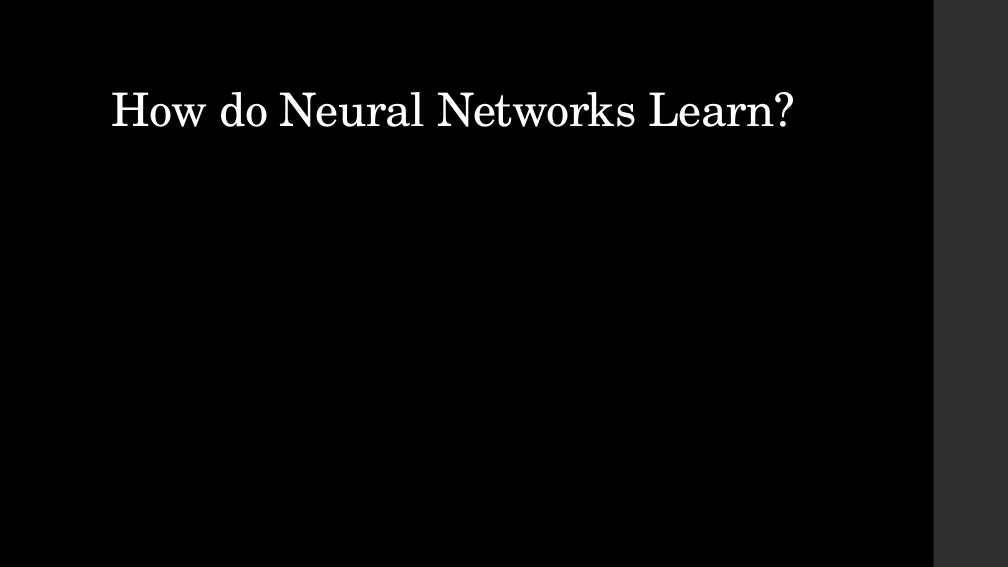
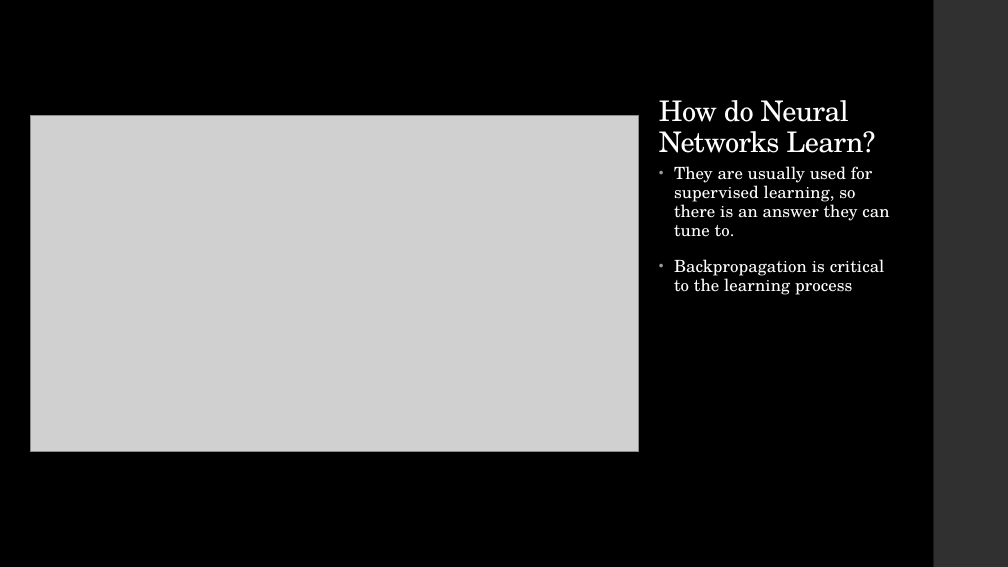
Before and after one commit to LaunchCoderGirlSTL/Data-Science-Assignments, a slide deck: slide 12 of course_material/week_18/week_18_presentation.pptx (slide 11 before the commit). Drawn at 1008x567 pixels with LibreOffice and Linux fonts; fonts in the diff are those of the drawing; grey boxes stand for pictures. Boxes give left, top, right and bottom in pixels: in the first picture for what was removed or moved away, otherwise in the second. Text is boxed around its words. In the diff, an @@ line names an element or a change of style, - is before the commit and + after.

```diff
--- a/course_material/week_18/week_18_presentation.pptx
+++ b/course_material/week_18/week_18_presentation.pptx
@@ title "How do Neural Networks Learn?": place and size @@
-title "How do Neural Networks Learn?" at [112,92,795,127]
+title "How do Neural Networks Learn?" at [659,100,875,153]
@@ title "How do Neural Networks Learn?" at [659,100,875,153]: size 44 to 27 pt @@
@@ picture added at [30,116,639,451] @@
@@ text added at [674,166,889,295], 16 pt, text #FFFFFF @@
+• They are usually used for supervised learning, so there is an answer they can tune to.
+• Backpropagation is critical to the learning process
```
Also in this commit, not shown: 2 other slides changed, 2 slides added, 2 other files.
